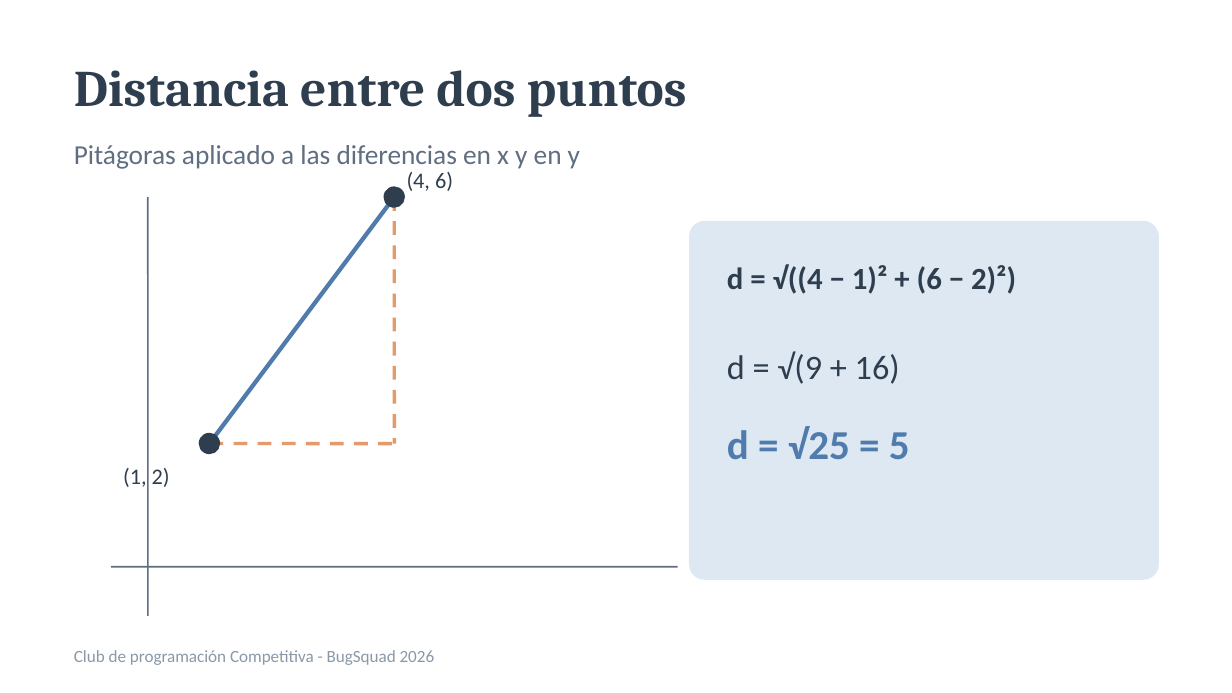
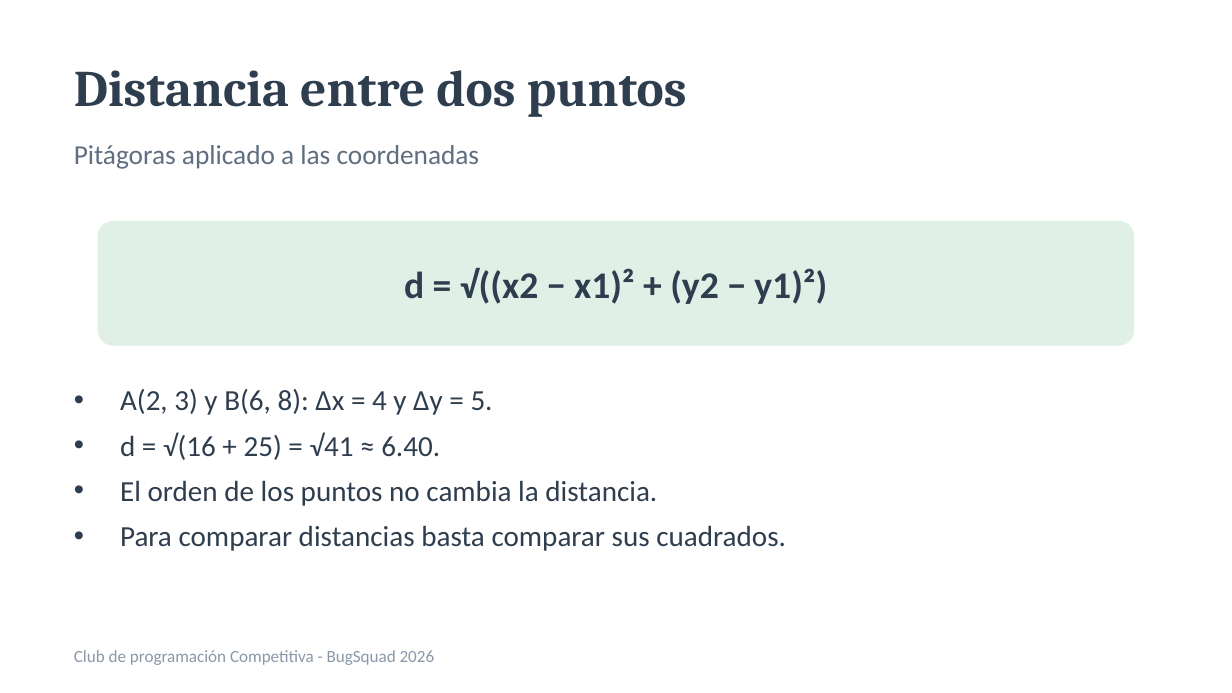
Before and after one commit to rigosantiagog/CompetitiveProgramming, a slide deck: slide 7 of assets/docs/Tema3_Geometria_trigonometria_y_patrones.pptx (slide 6 before the commit). Drawn at 1232x693 pixels with LibreOffice and Linux fonts; fonts in the diff are those of the drawing. Boxes give left, top, right and bottom in pixels: in the first picture for what was removed or moved away, otherwise in the second. Text is boxed around its words. In the diff, an @@ line names an element or a change of style, - is before the commit and + after.

```diff
--- a/assets/docs/Tema3_Geometria_trigonometria_y_patrones.pptx
+++ b/assets/docs/Tema3_Geometria_trigonometria_y_patrones.pptx
@@ text at [74,145,480,169]: text changed @@
-Pitágoras aplicado a las diferencias en x y en y
+Pitágoras aplicado a las coordenadas
@@ text removed at [407,172,453,191] @@
-(4, 6)
@@ line removed from (148, 197) to (148, 616) @@
@@ line removed from (209, 444) to (394, 197) @@
@@ ellipse removed at [384,187,404,207] @@
@@ line removed from (394, 197) to (394, 444) @@
@@ rounded rectangle added at [99,222,1133,345], fill #E1F0E7, outline #E1F0E7 1 pt @@
@@ rounded rectangle removed at [690,222,1158,579] @@
@@ text added at [404,268,827,304], 22 pt, text #2F3E4E, bold @@
+d = √((x2 − x1)² + (y2 − y1)²)
@@ text removed at [727,264,1016,294] @@
-d = √((4 − 1)² + (6 − 2)²)
@@ text removed at [727,351,900,384] @@
-d = √(9 + 16)
@@ text added at [120,389,786,551], 17 pt, text #2F3E4E @@
+• A(2, 3) y B(6, 8): Δx = 4 y Δy = 5.
+• d = √(16 + 25) = √41 ≈ 6.40.
+• El orden de los puntos no cambia la distancia.
+• Para comparar distancias basta comparar sus cuadrados.
@@ ellipse removed at [200,434,219,453] @@
@@ line removed from (209, 444) to (394, 444) @@
@@ text removed at [727,426,910,459] @@
-d = √25 = 5
@@ text removed at [123,468,170,487] @@
-(1, 2)
@@ line removed from (111, 567) to (678, 567) @@
```
Also in this commit, not shown: 4 other slides changed, 10 slides added, 10 slides removed, 17 other files.
